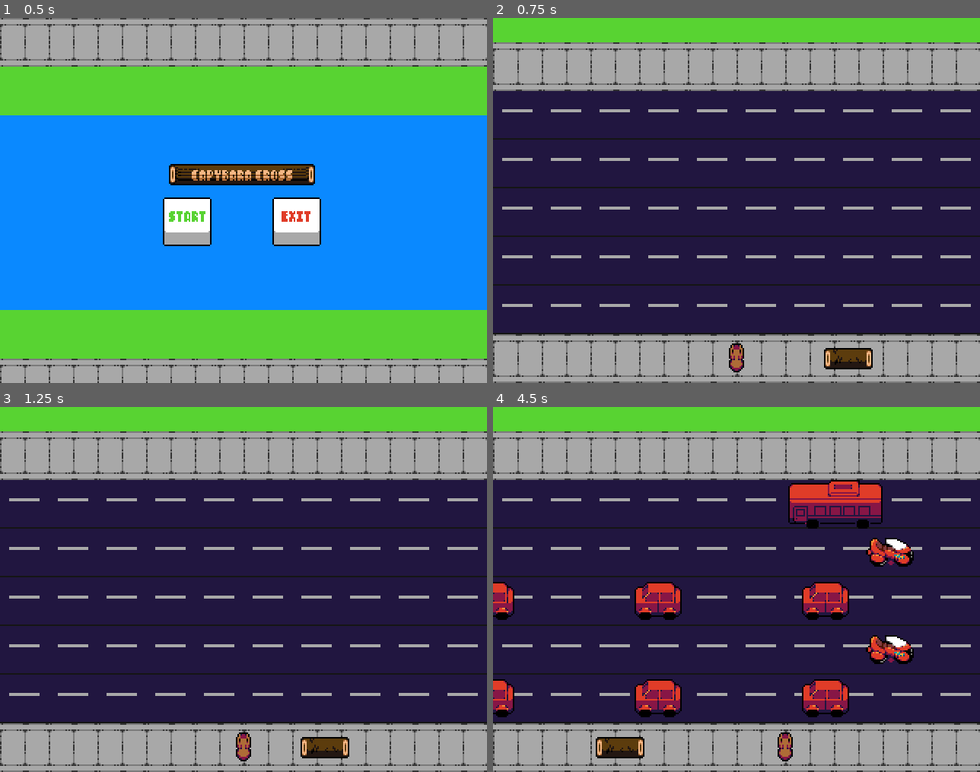
Above: before the commit, frames 1-4 (two rows, left to right).
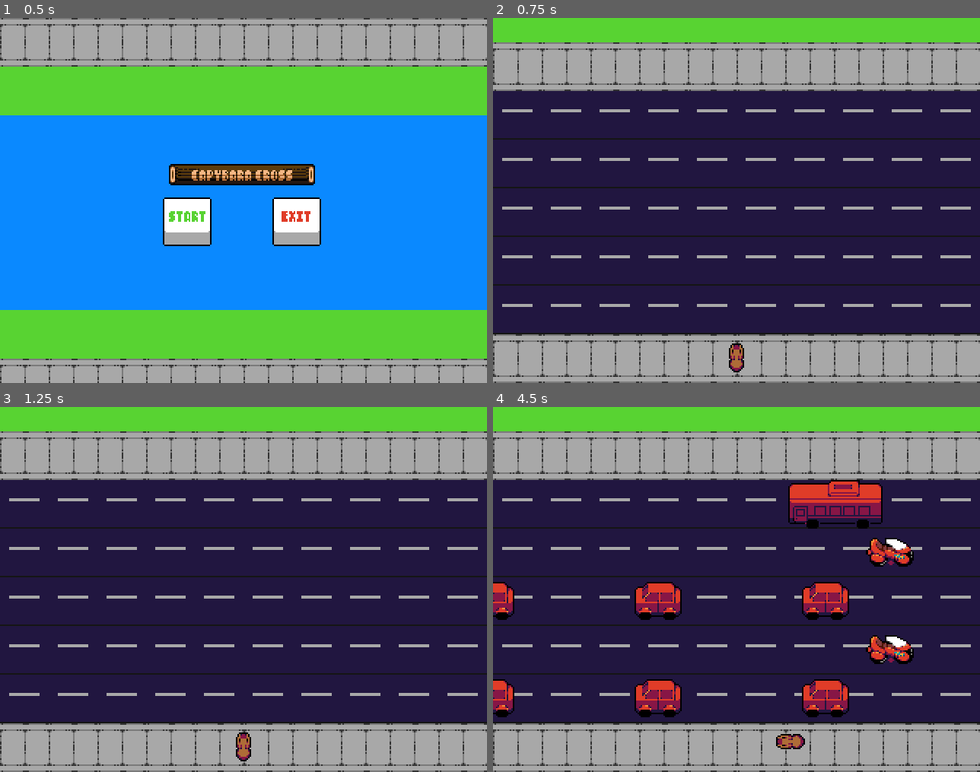
Above: after the commit, the same moments.

Repository: Fivarto/20-GamesChallenge
Game: Godot game, scene res://Scenes/Menus/main_menu.tscn
The game is run twice, just before and just after one commit, with the same random seed, the same clock (stepped at 60 frames per second) and the same inputs.
Inputs (mouse positions are in pixels of both pictures, inside the frame that each line leads up to):
- Up to frame 1 (0.5 s): no input
- Up to frame 2 (0.75 s): click (678, 222) at 0.5 s
- Up to frame 3 (1.25 s): no input
- Up to frame 4 (4.5 s): hold D (Move_Right) 1.28-2.03 s; hold S (Move_Down) 2.03-2.78 s; hold D (Move_Right) 2.78-3.53 s; hold W (Move_Up) 3.53-4.28 s; hold A (Move_Left) from 4.28 s (still down)

Frame 1 is identical in both runs. In frame 2, 0.6% of the frame differs, in the area x 67-78%, y 90-97%; in frame 3, 0.6%; in frame 4, 0.8%, in the area x 21-65%, y 89-98%.

Commit message:
Frogger before YT

Diff:
--- a/20-frogger/Scenes/Levels/main_level.tscn
+++ b/20-frogger/Scenes/Levels/main_level.tscn
@@ -23,21 +23,6 @@
 physics_layer_0/collision_layer = 8
 physics_layer_0/collision_mask = 0
 sources/0 = SubResource("TileSetAtlasSource_qh7du")
-
-[sub_resource type="Animation" id="Animation_qdeh2"]
-resource_name = "water_level_transition"
-tracks/0/type = "value"
-tracks/0/imported = false
-tracks/0/enabled = true
-tracks/0/path = NodePath(".:position")
-tracks/0/interp = 1
-tracks/0/loop_wrap = true
-tracks/0/keys = {
-"times": PackedFloat32Array(0, 1),
-"transitions": PackedFloat32Array(2, 2),
-"update": 0,
-"values": [Vector2(160, 104), Vector2(160, -104)]
-}
 
 [sub_resource type="Animation" id="Animation_d1kei"]
 length = 0.001
@@ -67,6 +52,21 @@
 "transitions": PackedFloat32Array(2.73208, 2.73208),
 "update": 0,
 "values": [Vector2(160, -104), Vector2(160, 104)]
+}
+
+[sub_resource type="Animation" id="Animation_qdeh2"]
+resource_name = "water_level_transition"
+tracks/0/type = "value"
+tracks/0/imported = false
+tracks/0/enabled = true
+tracks/0/path = NodePath(".:position")
+tracks/0/interp = 1
+tracks/0/loop_wrap = true
+tracks/0/keys = {
+"times": PackedFloat32Array(0, 1),
+"transitions": PackedFloat32Array(2, 2),
+"update": 0,
+"values": [Vector2(160, 104), Vector2(160, -104)]
 }
 
 [sub_resource type="AnimationLibrary" id="AnimationLibrary_434uu"]
@@ -117,9 +117,6 @@
 position = Vector2(320, 176)
 _enemy_spawn_cooldown = 10.0
 
-[node name="Log" parent="." instance=ExtResource("8_qbx0m")]
-position = Vector2(240, 208)
-
 [node name="Respawn" type="Marker2D" parent="."]
 position = Vector2(152, 204)
 
@@ -149,5 +146,11 @@
 shape = SubResource("RectangleShape2D_8k8c5")
 debug_color = Color(0.324612, 0.331849, 0.15202, 0.42)
 
+[node name="Log" parent="." instance=ExtResource("8_qbx0m")]
+position = Vector2(320, -48)
+
+[node name="Log2" parent="." instance=ExtResource("8_qbx0m")]
+position = Vector2(432, -80)
+
 [connection signal="area_entered" from="WaterLevelTransition" to="." method="_on_water_level_transition_area_entered"]
 [connection signal="area_entered" from="StreetLevelTransition" to="." method="_on_street_level_transition_area_entered"]
--- a/20-frogger/Scenes/Player/player.tscn
+++ b/20-frogger/Scenes/Player/player.tscn
@@ -1,7 +1,8 @@
-[gd_scene load_steps=12 format=3 uid="uid://dna1woetf7ewf"]
+[gd_scene load_steps=13 format=3 uid="uid://dna1woetf7ewf"]
 
 [ext_resource type="Script" path="res://Scripts/Player/player.gd" id="1_2ocxp"]
 [ext_resource type="Texture2D" uid="uid://csxvysr8tttlo" path="res://Assets/Sprites_Player/Capybara_Walk_SpriteSheet.png" id="2_e0w5e"]
+[ext_resource type="Texture2D" uid="uid://bchlwei07yv1d" path="res://Assets/Particles/Orange.png" id="3_c1tl3"]
 [ext_resource type="PackedScene" uid="uid://dnmeepbgal1un" path="res://Scenes/Player/drowning_detector.tscn" id="3_nphmh"]
 
 [sub_resource type="AtlasTexture" id="AtlasTexture_cns8x"]
@@ -86,6 +87,7 @@
 amount = 20
 lifetime = 0.2
 one_shot = true
+texture = ExtResource("3_c1tl3")
 emission_shape = 3
 emission_rect_extents = Vector2(6, 1)
 scale_amount_max = 2.0
--- a/20-frogger/Scripts/Levels/main_level.gd
+++ b/20-frogger/Scripts/Levels/main_level.gd
@@ -6,20 +6,40 @@
 
 var isInWaterLevel: bool = false
 
+var sticky_to_log: bool = false
+
 func _ready() -> void:
 
 	player.connect("player_hit" , Callable(self, "_on_player_hit"))
+	player.connect("drowning" , Callable(self, "on_player_drowning"))
+
+	get_tree().get_nodes_in_group("moveable")[0].connect("stick_to_log", Callable(self, "player_on_board"))
+	get_tree().get_nodes_in_group("moveable")[0].connect("get_of_the_log", Callable(self, "player_of_board"))
+
+func _process(delta):
+
+	if sticky_to_log == true:
+		player.position = get_tree().get_nodes_in_group("moveable")[0].position
+
+
+func on_player_drowning():
+
+	isInWaterLevel = false
+
+	camera_animation.play("stree_level_transition")
 
 
 
+func player_on_board():
 
-func _on_player_hit():
+	sticky_to_log = true
 
-	#player.queue_free()
+	print("LOG SINAL CONNECTED")
 
-	print("Player Eliminado")
-
-
+func player_of_board():
+	sticky_to_log = false
+	player.position.y -= 36
+	print("LOG OFF")
 
 #CAMERA POSITION CHANGES
 func _on_water_level_transition_area_entered(area: Area2D) -> void:
--- a/20-frogger/Scripts/Player/drowning_detector.gd
+++ b/20-frogger/Scripts/Player/drowning_detector.gd
@@ -5,7 +5,10 @@
 var water_collision: int = 0
 var wasDrowningLastFrame: bool = false
 
+
 func _process(delta):
+
+	print(water_collision)
 
 	var isDrowning = water_collision > 0
 
--- a/20-frogger/Scripts/Player/player.gd
+++ b/20-frogger/Scripts/Player/player.gd
@@ -1,30 +1,42 @@
 extends CharacterBody2D
 
 signal player_hit
+signal drowning
+
+@onready var sprite_player = $Sprite_Player
 
 @export var respawn_location: Marker2D
 
+var new_position: Vector2 = Vector2.ZERO
+
 var enabled: bool = true
 
+
 func _input(event):
+
+	var position_candidate
 
 	if !enabled:
 		return
 
 	#MOVE UP
 	if Input.is_action_just_pressed("Move_Up"):
+		sprite_player.rotation_degrees = 0
 		position.y -= 32
 
 	#MOVE_DOWN
 	if Input.is_action_just_pressed("Move_Down"):
+		sprite_player.rotation_degrees = 180
 		position.y += 32
 
 	#MOVE_LEFT
 	if Input.is_action_just_pressed("Move_Left"):
+		sprite_player.rotation_degrees = -90
 		position.x -= 32
 
 	#MOVE_RIGHT
 	if Input.is_action_just_pressed("Move_Right"):
+		sprite_player.rotation_degrees = 90
 		position.x += 32
 
 
@@ -46,9 +58,6 @@
 	enabled = true
 
 
-
-
-
 func _on_player_area_damaged(area):
 
 	died()
@@ -57,4 +66,5 @@
 
 func _on_drowning_detector_drowned():
 	died()
+	emit_signal("drowning")
 	print("Drowning")
--- a/20-frogger/Scripts/Scenario/log.gd
+++ b/20-frogger/Scripts/Scenario/log.gd
@@ -1,15 +1,25 @@
 extends Node2D
 
+signal stick_to_log
+signal get_of_the_log
+
 var log_speed: float = 40
+
+var _sticky: bool
 
 func _process(delta: float) -> void:
 
 	position.x -= log_speed * delta
 
 
+
+
+
 func _on_area_2d_area_entered(area: Area2D) -> void:
-	print("Algo interagiu com o tronco")
+
+	emit_signal("stick_to_log")
 
 
 func _on_area_2d_area_exited(area: Area2D) -> void:
-	print("Parou de interagir")
+
+	emit_signal("get_of_the_log")
--- a/20-frogger/project.godot
+++ b/20-frogger/project.godot
@@ -13,7 +13,7 @@
 config/name="20-Frogger"
 run/main_scene="res://Scenes/Menus/main_menu.tscn"
 config/features=PackedStringArray("4.3", "Forward Plus")
-config/icon="res://icon.svg"
+config/icon="res://Icon.png"
 
 [display]
 
Binary file added: 20-frogger/Assets/Particles/Orange.png
Not shown, added: 20-frogger/Assets/Particles/Orange.png.import
Binary file changed: 20-frogger/Assets/SpriteBase.aseprite
Binary file added: 20-frogger/Icon.png
Not shown, added: 20-frogger/Icon.png.import
